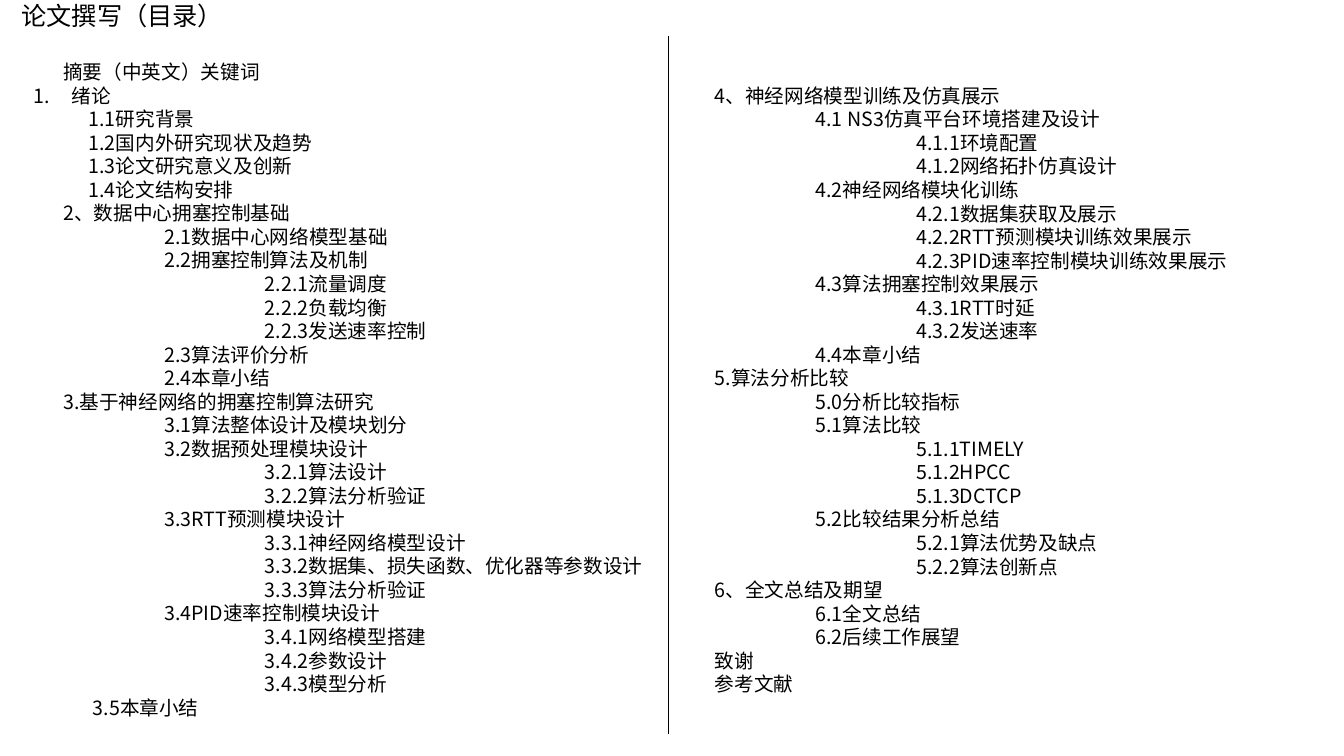
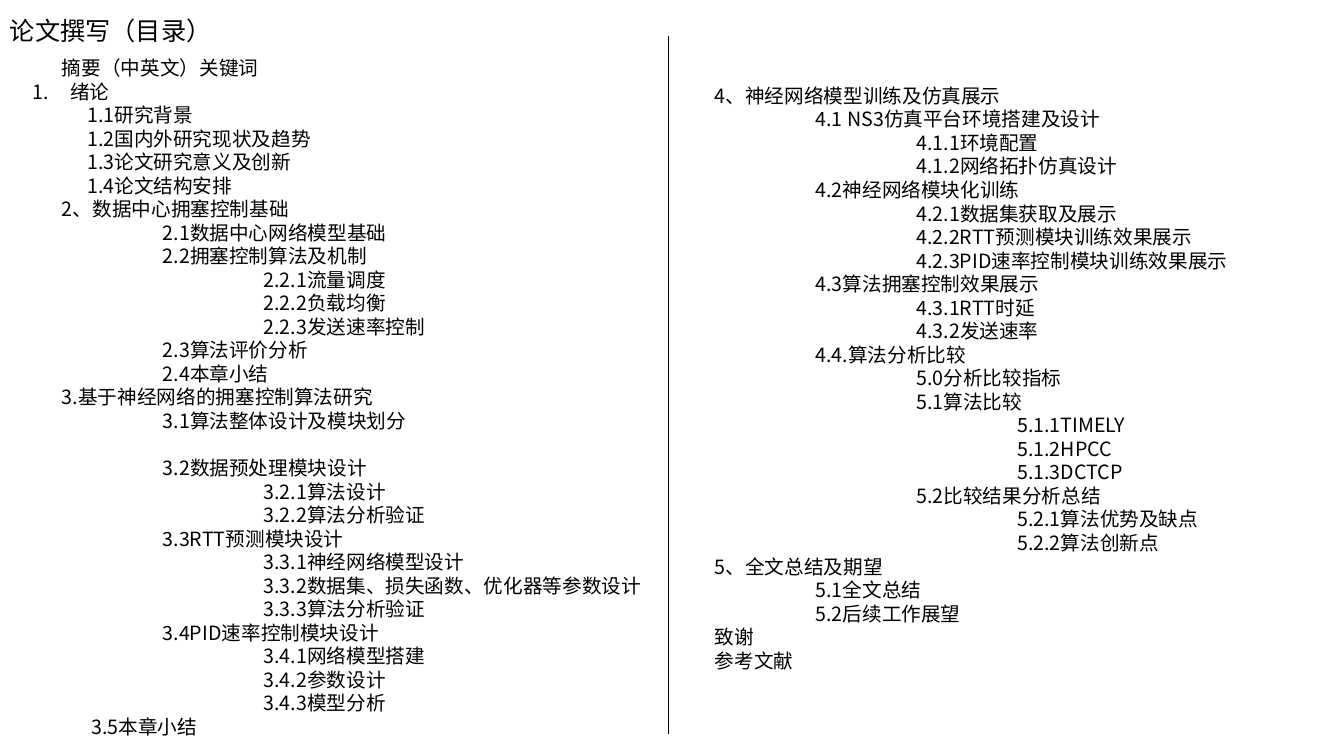
Before and after one commit to JinPeng-Zhang/DCN-LSTM_PID-congestion-control, a slide deck: slide 36 of paper/毕设思路 [自动保存的] [自动保存的].pptx. Drawn at 1344x756 pixels with LibreOffice and Linux fonts; fonts in the diff are those of the drawing. Boxes give left, top, right and bottom in pixels: in the first picture for what was removed or moved away, otherwise in the second. Text is boxed around its words. In the diff, an @@ line names an element or a change of style, - is before the commit and + after.

```diff
--- a/paper/毕设思路 [自动保存的] [自动保存的].pptx
+++ b/paper/毕设思路 [自动保存的] [自动保存的].pptx
@@ text "论文撰写（目录）": place and size @@
-text "论文撰写（目录）" at (22,3,224,28)
+text "论文撰写（目录）" at (10,18,212,43)
@@ text "摘要（中英文）关键词" rewrapped from (63,62,642,717) to (62,58,641,736) @@
@@ text at (816,345,967,364): text changed @@
-4.4本章小结
-5.算法分析比较
+4.4.算法分析比较
@@ text at (916,368,1198,552): list level 1 to 3 in "5.0分析比较指标"; list level 1 to 3 in "5.1算法比较"; list level 1 to 3 in "5.1.1TIMELY"; list level 1 to 3 in "5.1.2HPCC"; list level 1 to 3 in "5.1.3DCTCP"; list level 1 to 3 in "5.2比较结果分析总结"; list level 1 to 3 in "5.2.1算法优势及缺点"; list level 1 to 3 in "5.2.2算法创新点" @@
@@ text at (715,557,961,623): text changed @@
-6、全文总结及期望
-6.1全文总结
-6.2后续工作展望
+5、全文总结及期望
+5.1全文总结
+5.2后续工作展望
```
Also in this commit, not shown: 2 other files.
